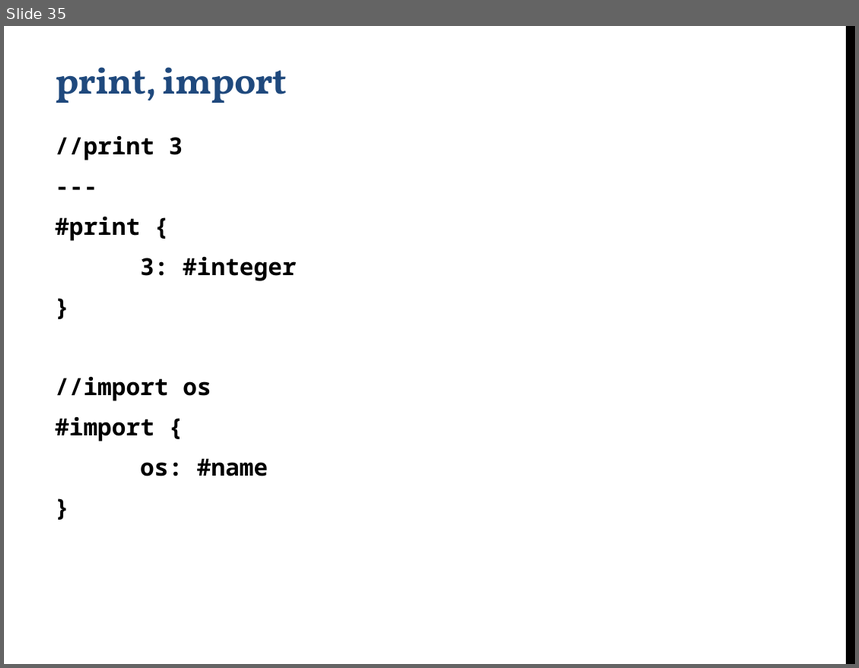
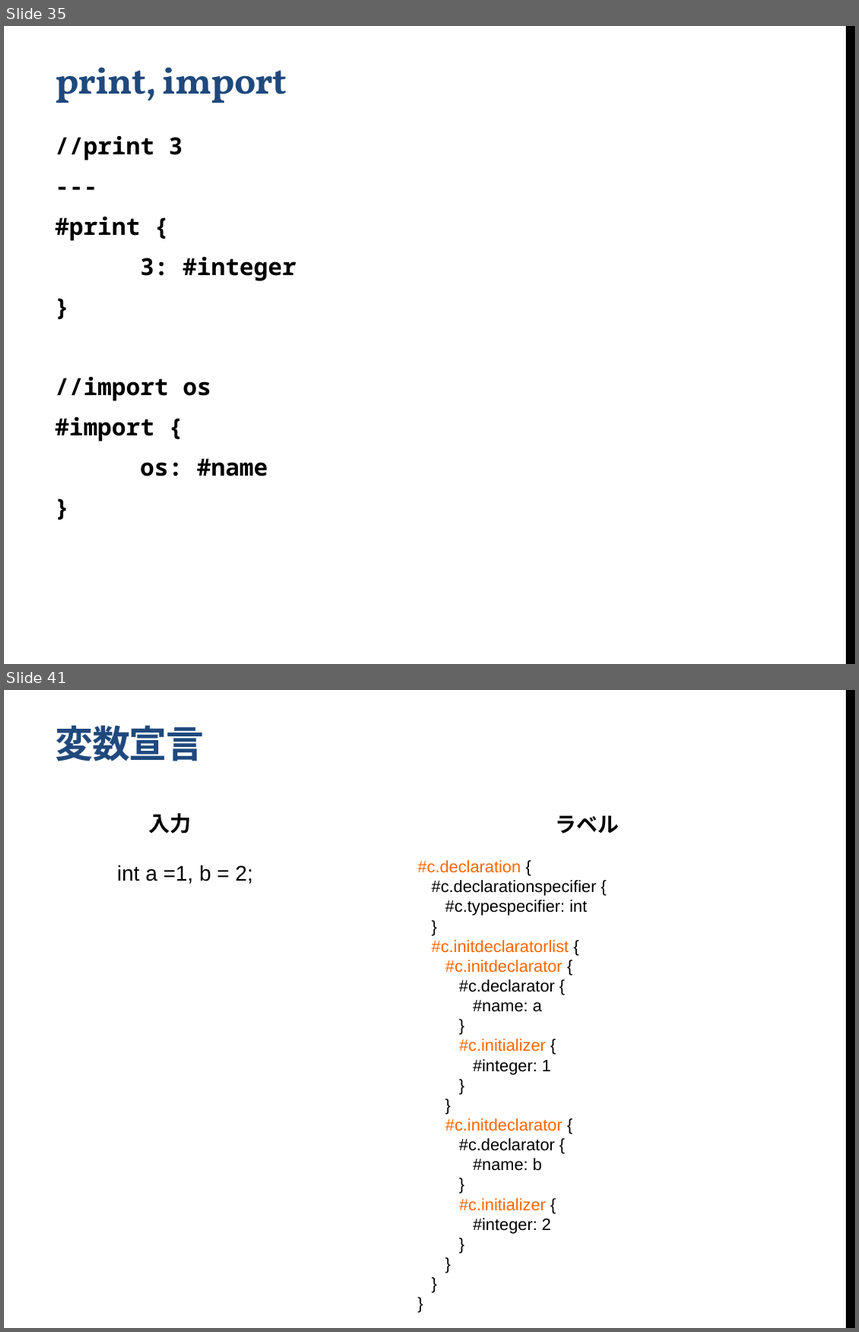
Before and after one commit to yshinya6/libbun2, a slide deck: doc/BunCommon.pptx. Shown one above the other, each under a label of ours: slide 35 before the commit, slides 35 and 41 after it; the slides between them are not shown. The pictures are 859x668 and 859x1332 pixels, drawn with LibreOffice and Linux fonts; fonts in the diff are those of the drawing; background and template pictures are left out. Boxes give left, top, right and bottom in pixels: in the first picture for what was removed or moved away, otherwise in the second. Text is boxed around its words. In the diff, an @@ line names an element or a change of style, - is before the commit and + after.

```diff
--- a/doc/BunCommon.pptx
+++ b/doc/BunCommon.pptx
@@ slide 41 added at bbox=[4, 690, 855, 1328], background #FFFFFF; not listed: 1 template element that a slide beside it also shows @@
@@ title added at bbox=[55, 725, 204, 761], 32 pt, text #1F497D, bold @@
+変数宣言
@@ text added at bbox=[148, 813, 191, 834], 18 pt, text #000000, bold @@
+入力
@@ text added at bbox=[555, 815, 619, 834], 18 pt, text #000000, bold @@
+ラベル
@@ text added at bbox=[117, 865, 253, 884], 18 pt, text #000000 @@
+int a =1, b = 2;
@@ text added at bbox=[417, 860, 597, 1234], 14 pt, text #000000 @@
+#c.declaration {
+#c.declarationspecifier {
+#c.typespecifier: int
+}
+#c.initdeclaratorlist {
+#c.initdeclarator {
+#c.declarator {
+#name: a
+}
+#c.initializer {
+#integer: 1
+}
+}
+#c.initdeclarator {
+#c.declarator {
+#name: b
+}
+#c.initializer {
+#integer: 2
+}
+}
+}
+}
```
Also in this commit, not shown: 13 other slides added.
